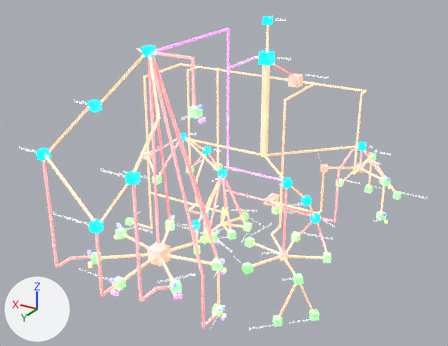
Renders of the glTF model src/assets/CollectionFramework.glb from each side of a commit.
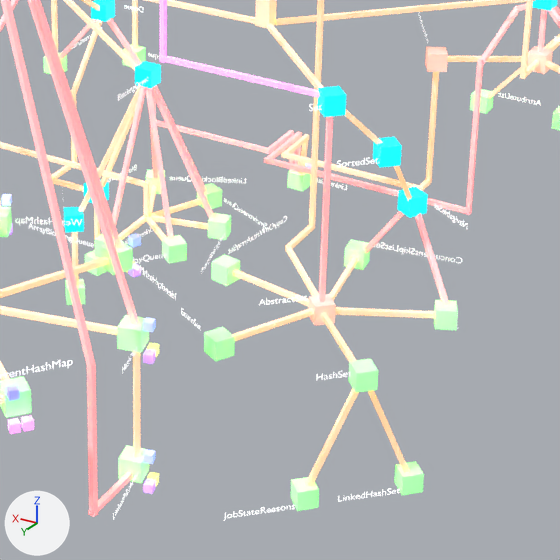
Each version appears first whole from a 50 mm camera at (-277.0, 533.0, 279.0) aimed at (7.0, 58.0, 42.0), and next in a close-up on the part from 38% to 82% of the width and 43% to 99% of the height. Every picture has the same lights, and +X, +Y and +Z are marked at lower left. Where no turn or scale is listed for an object, it has been applied to the vertices.
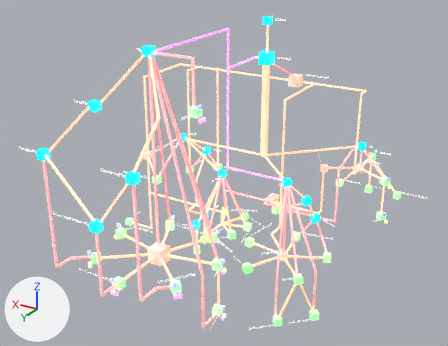
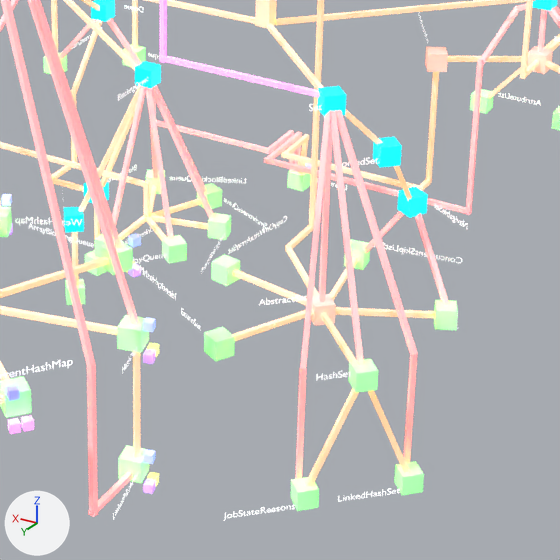
Edits to the bpy script that builds the scene:
```text
Add me_cube_053:
    me_cube_053.from_pydata([(-1.6, 3.9, -1.5), (-2.8, 2.7, -1.5), (-28.0, 30.9, -75.6), (-0.5, 2.8, -2.3), (-1.8, 1.6, -2.3), (-26.9, 29.8, -76.4), (-28.1, 28.6, -76.4), (-29.2, 29.7, -75.6)], [], [(0, 2, 7), (0, 7, 1), (3, 5, 2), (3, 2, 0), (4, 6, 5), (4, 5, 3), (6, 7, 2), (6, 2, 5), (1, 7, 6), (1, 6, 4)])
    me_cube_053.materials.append(mat_implements)  # white #ffffff
Add me_cube_014:
    me_cube_014.from_pydata([(0.0, 1.2, 22.1), (0.0, 1.2, -22.1), (-1.2, 0.0, 22.1), (-1.2, 0.0, -22.1), (1.2, 0.0, 22.1), (1.2, 0.0, -22.1), (0.0, -1.2, 22.1), (0.0, -1.2, -22.1)], [], [(0, 1, 3), (0, 3, 2), (2, 3, 7), (2, 7, 6), (6, 7, 5), (6, 5, 4), (4, 5, 1), (4, 1, 0), (7, 3, 1), (7, 1, 5)])
    me_cube_014.materials.append(mat_implements)  # white #ffffff
Add me_cube_012:
    me_cube_012.from_pydata([(-3.3, 2.6, -1.5), (-3.8, 1.0, -1.5), (-39.4, 13.7, -75.6), (-1.8, 2.2, -2.3), (-2.3, 0.5, -2.3), (-37.9, 13.2, -76.4), (-38.4, 11.6, -76.4), (-39.9, 12.0, -75.6)], [], [(0, 2, 7), (0, 7, 1), (3, 5, 2), (3, 2, 0), (4, 6, 5), (4, 5, 3), (6, 7, 2), (6, 2, 5), (1, 7, 6), (1, 6, 4)])
    me_cube_012.materials.append(mat_implements)  # white #ffffff
Add me_cube_010:
    me_cube_010.from_pydata([(0.3, 4.2, -1.5), (-11.4, 40.1, -75.6), (-1.4, 3.7, -1.5), (-13.1, 39.6, -75.6), (0.8, 2.7, -2.3), (-10.9, 38.6, -76.4), (-0.9, 2.2, -2.3), (-12.6, 38.1, -76.4)], [], [(0, 1, 3), (0, 3, 2), (2, 3, 7), (2, 7, 6), (6, 7, 5), (6, 5, 4), (4, 5, 1), (4, 1, 0), (7, 3, 1), (7, 1, 5)])
    me_cube_010.materials.append(mat_implements)  # white #ffffff
Add ob_cube_201:
    ob_cube_201 = bpy.data.objects.new('Cube.201', me_cube_053)
    ob_cube_201.location = (-57.5, 53.9, 45.0)
Add ob_cube_198:
    ob_cube_198 = bpy.data.objects.new('Cube.198', me_cube_014)
    ob_cube_198.location = (-96.4, 66.4, -52.7)
Add ob_cube_197:
    ob_cube_197 = bpy.data.objects.new('Cube.197', me_cube_014.copy())
    ob_cube_197.location = (-69.6, 93.2, -52.7)
Add ob_cube_196:
    ob_cube_196 = bpy.data.objects.new('Cube.196', me_cube_012)
    ob_cube_196.location = (-57.5, 53.9, 45.0)
Add ob_cube_144:
    ob_cube_144 = bpy.data.objects.new('Cube.144', me_cube_010)
    ob_cube_144.location = (-57.5, 53.9, 45.0)
```

Pixel boxes (x1, y1, x2, y2) of what changed, in the close-ups (560 x 560 px):
'Cube.196', added
    after: (336, 110, 417, 355)
'Cube.201', added
    after: (330, 110, 364, 365)
'Cube.144', added
    after: (300, 111, 330, 369)
'Cube.197', added
    after: (295, 369, 306, 479)
'Cube.198', added
    after: (403, 354, 417, 463)
